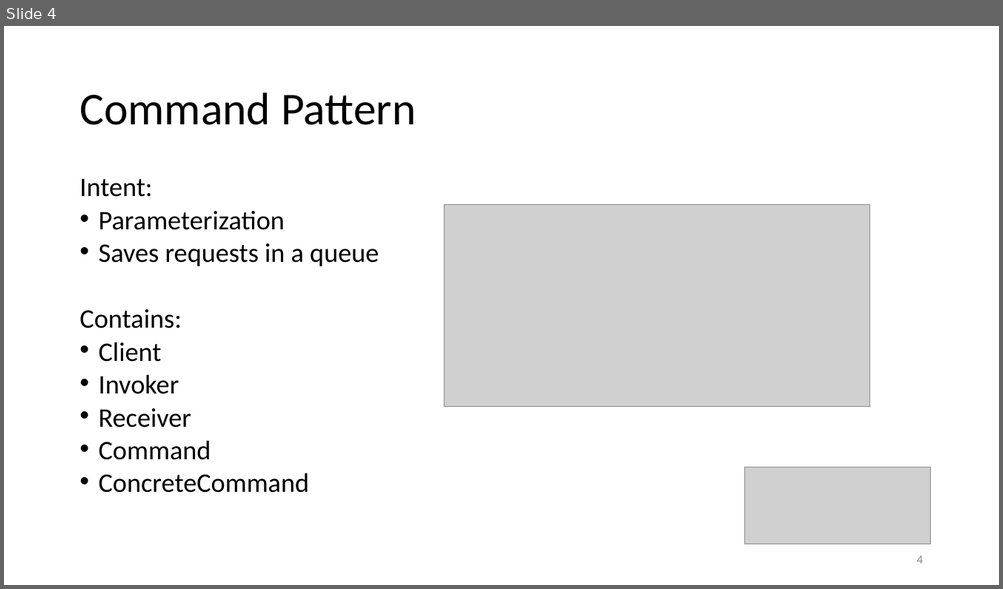
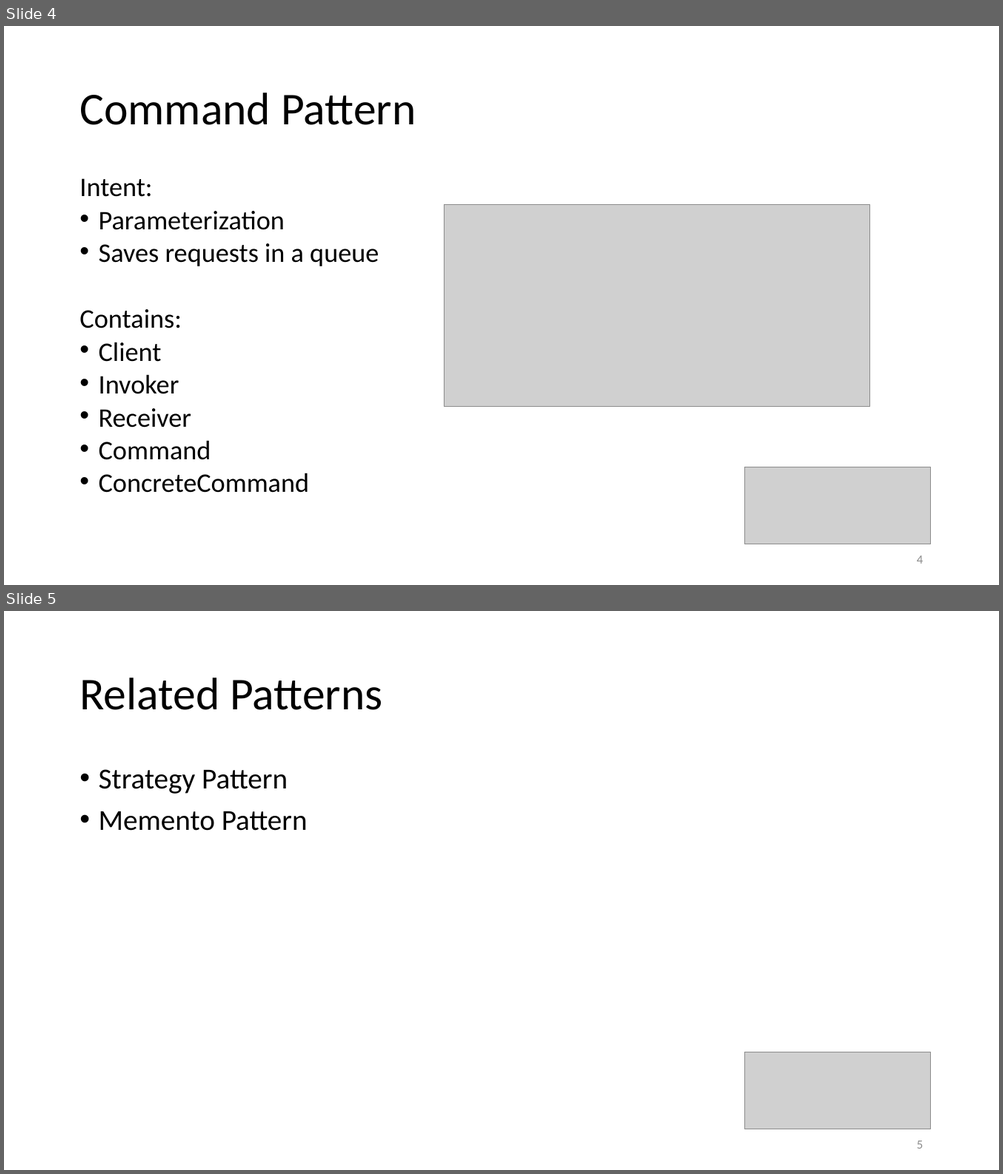
Before and after one commit to cuongcnguyen/SWDAssignment2, a slide deck: Presentation - Command Pattern.pptx. Shown one above the other, each under a label of ours: slide 4 before the commit, slides 4 and 5 after it. The pictures are 1003x589 and 1003x1174 pixels, drawn with LibreOffice and Linux fonts; fonts in the diff are those of the drawing; grey boxes stand for pictures. Boxes give left, top, right and bottom in pixels: in the first picture for what was removed or moved away, otherwise in the second. Text is boxed around its words. In the diff, an @@ line names an element or a change of style, - is before the commit and + after.

```diff
--- a/Presentation - Command Pattern.pptx
+++ b/Presentation - Command Pattern.pptx
@@ slide 5 added at bbox=[4, 611, 999, 1170], background #FFFFFF @@
@@ title added at bbox=[79, 678, 382, 710], 44 pt, text #000000 @@
+Related Patterns
@@ text added at bbox=[99, 769, 307, 831], 28 pt, text #000000 @@
+• Strategy Pattern
+• Memento Pattern
@@ picture added at bbox=[745, 1052, 930, 1130] @@
@@ page number added at bbox=[916, 1141, 922, 1149], 12 pt, text #8C8C8C @@
+5
```
Also in this commit, not shown: 1 other slide added, 1 other file.
